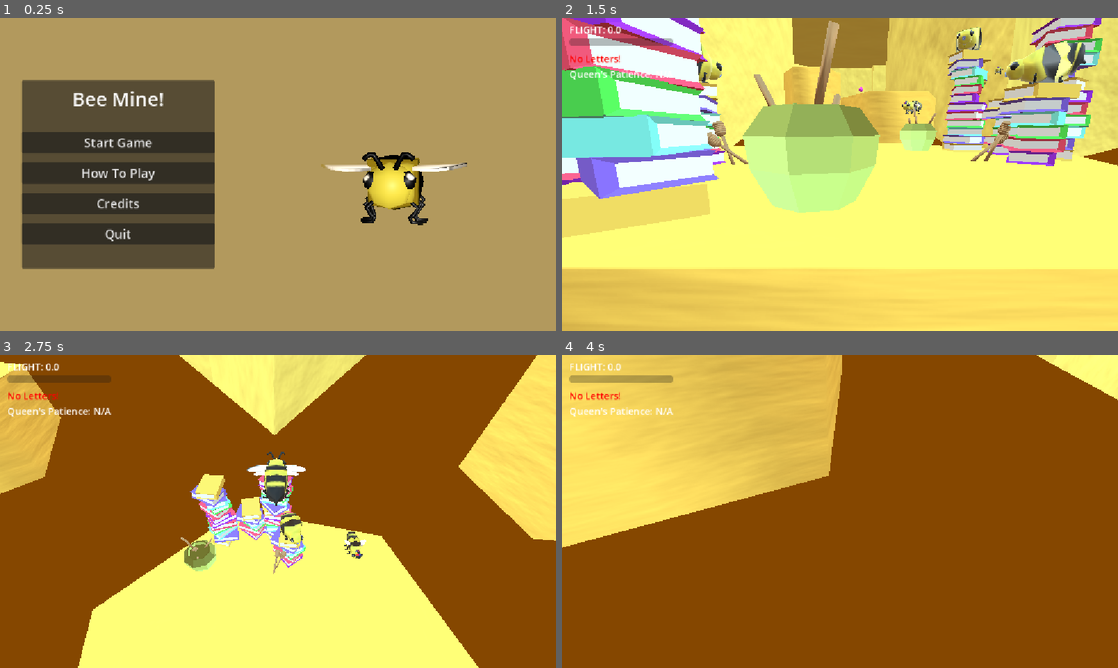
Above: before the commit, frames 1-4 (two rows, left to right).
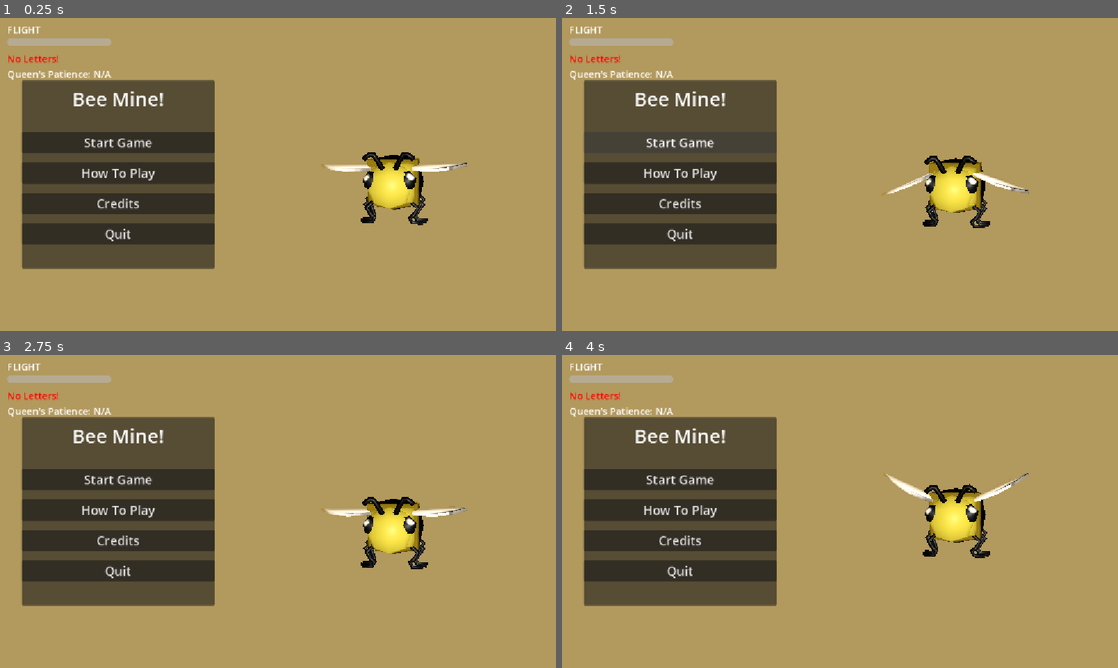
Above: after the commit, the same moments.

Repository: GunterJr/game-jam-feb
Game: Godot game, scene res://scenes/areas/main-menu.tscn
The game is run twice, just before and just after one commit, with the same random seed, the same clock (stepped at 60 frames per second) and the same inputs. Sound files missing from this copy of the repository are replaced by a short silence.
Inputs (mouse positions are in pixels of both pictures, inside the frame that each line leads up to):
- Up to frame 1 (0.25 s): no input
- Up to frame 2 (1.5 s): click "Start Game" at 0.5 s; click (678, 143) at 1.25 s, where only the run after the commit has a clickable "Start Game"
- Up to frame 3 (2.75 s): move the mouse to (305, 511) at 2.02 s; hold W (forward) from 2.03 s (still down); tap Shift (dash) at 2.1 s; click (305, 511) at 2.17 s; tap Space (jump) at 2.27 s
- Up to frame 4 (4 s): keep holding W (forward); move the mouse to (812, 511) at 2.77 s; tap Shift (dash) at 2.85, 3.6 s; tap Space (jump) at 3.02 s; move the mouse to (851, 505) at 3.52 s

The runs differ from the first frame. In frame 1, 0.9% of the frame differs, in the area x 1-20%, y 2-20%; in frame 2, 99%; in frame 3, 100%; in frame 4, 100%, in the area x 0-100%, y 0-100%.
Error after the commit: Parse Error: Identifier "GameManager" not declared in the current scope. (res://scripts/gui.gd:27)

Commit message:
Disable autoloads. Create new signals for bees.
- Add signal shipped_letter to suitors, intended to be used to add
  letter to a GameManager node

- Add signal letters_recieved to queen, intended to be used to begin
  reset behavior on the GameManager node

- Autoloads have been disabled and need to be rewritten to function
  locally in the scene tree of a level. Does not compile.

Diff:
--- a/project.godot
+++ b/project.godot
@@ -21,8 +21,8 @@
 
 [autoload]
 
-GUI="*uid://368t47su1g8u"
-GameManager="*uid://cycqao4smfmhs"
+GUI="uid://368t47su1g8u"
+GameManager="uid://cycqao4smfmhs"
 
 [display]
 
--- a/scripts/game_manager.gd
+++ b/scripts/game_manager.gd
@@ -28,7 +28,7 @@
 var queen_spawns : Array[Node3D]
 var suitor_spawns : Array[Node3D] # not used
 
-func reset():
+func reset(): # shitty fart
 	if curr_queen:
 		curr_queen.queue_free()
 	for suitor in curr_suitors:
--- a/scripts/queen_bee.gd
+++ b/scripts/queen_bee.gd
@@ -4,8 +4,11 @@
 @onready var deliver_trigger: Area3D = $DeliverTrigger
 @onready var talker: AudioStreamPlayer3D = $Talker
 
-## TODO: These are hardcoded in for now, though if we have time we ought to
-##
+## Emitted when letter(s) have been delivered to the Queen.
+signal letters_recieved()
+
+# TODO: These are hardcoded in for now, though if we have time we ought to
+# write to json
 var comments : Array[String] = [
 	"Thank you, drone.",
 	"Another dissapointing gift?",
@@ -28,14 +31,21 @@
 	voice.text = ""
 
 func on_player_enter(_body: Node3D) -> void:
-	if GameManager.held_letters.is_empty():
+	if GameManager.held_letters.is_empty(): # this is not okay
 		speak("Shouldn't you ~bee~ doing something?")
 		return
 	print("Letter sent!")
-	GameManager.cash_out()
+
+	letters_recieved.emit()
+
 	var phrase : String = comments[randi_range(0, comments.size() - 1)]
 	# TODO: scrolling text
 	speak(phrase)
+	# next 4 bad
+	GameManager.cash_out()
 	GameManager.patience += GameManager.patience_gained
 	await get_tree().create_timer(2).timeout
 	GameManager.new_route()
+
+func letter_delivered():
+	pass
--- a/scripts/suitor_bee.gd
+++ b/scripts/suitor_bee.gd
@@ -4,6 +4,11 @@
 @onready var collect_trigger: Area3D = $CollectTrigger
 @onready var talker: AudioStreamPlayer3D = $Talker
 @export var accessories : Array[MeshInstance3D]
+
+## Emitted when a letter has been constructed and given to the player by the
+## suitor. Contains the given [Letter] in the [param letter] argument.
+signal shipped_letter(letter : Letter)
+
 ## TODO: These are hardcoded in for now, though if we have time we ought to
 ##
 var comments : Array[String] = [
@@ -35,9 +40,11 @@
 	var new_letter : Letter = Letter.new()
 	new_letter.quality = randi_range(0, 5)
 	new_letter.gen_contents()
-	GameManager.held_letters.append(new_letter)
-	GUI.num_letters += 1
 	var phrase : String = comments[randi_range(0, comments.size() - 1)]
+
+	shipped_letter.emit(new_letter)
+	GameManager.held_letters.append(new_letter) # problematic
+	GUI.num_letters += 1 # problematic
 	# TODO: scrolling text
 	$CollectTrigger/CollisionShape3D.set_deferred("disabled", true)
 	speak(phrase)
